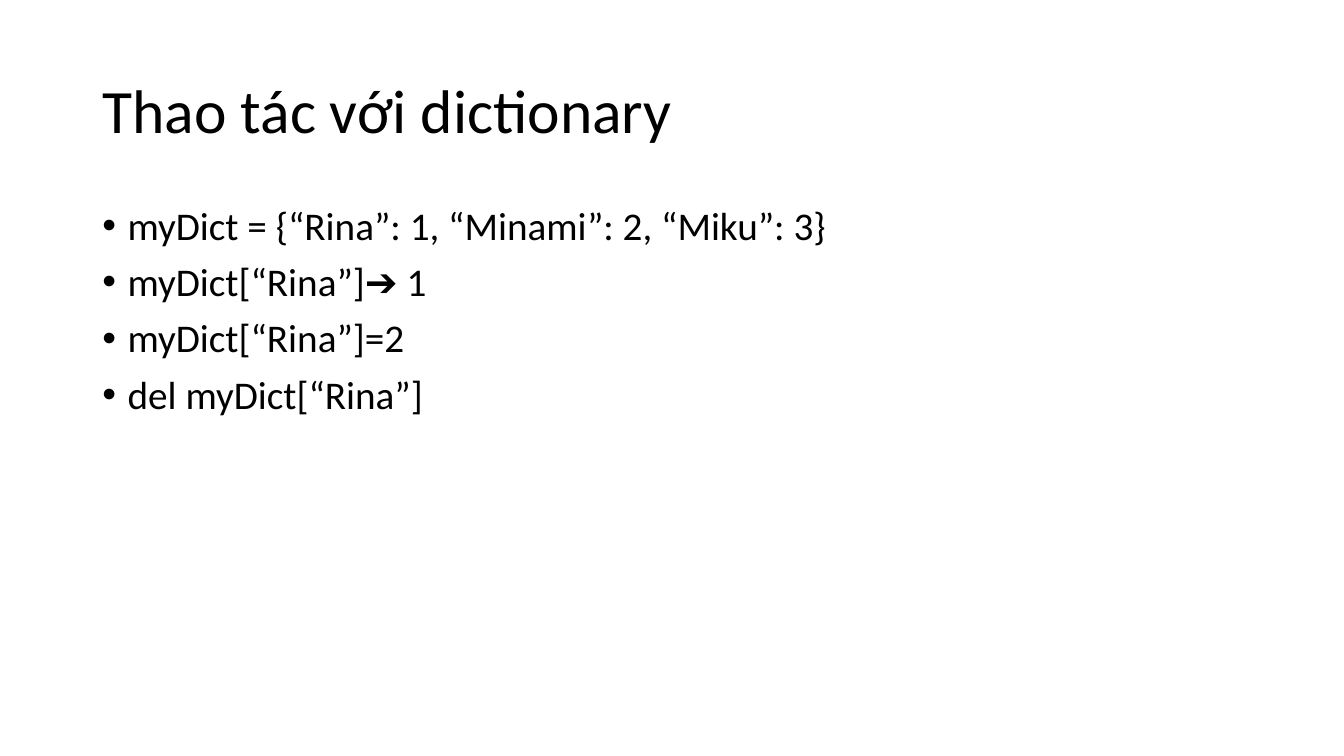
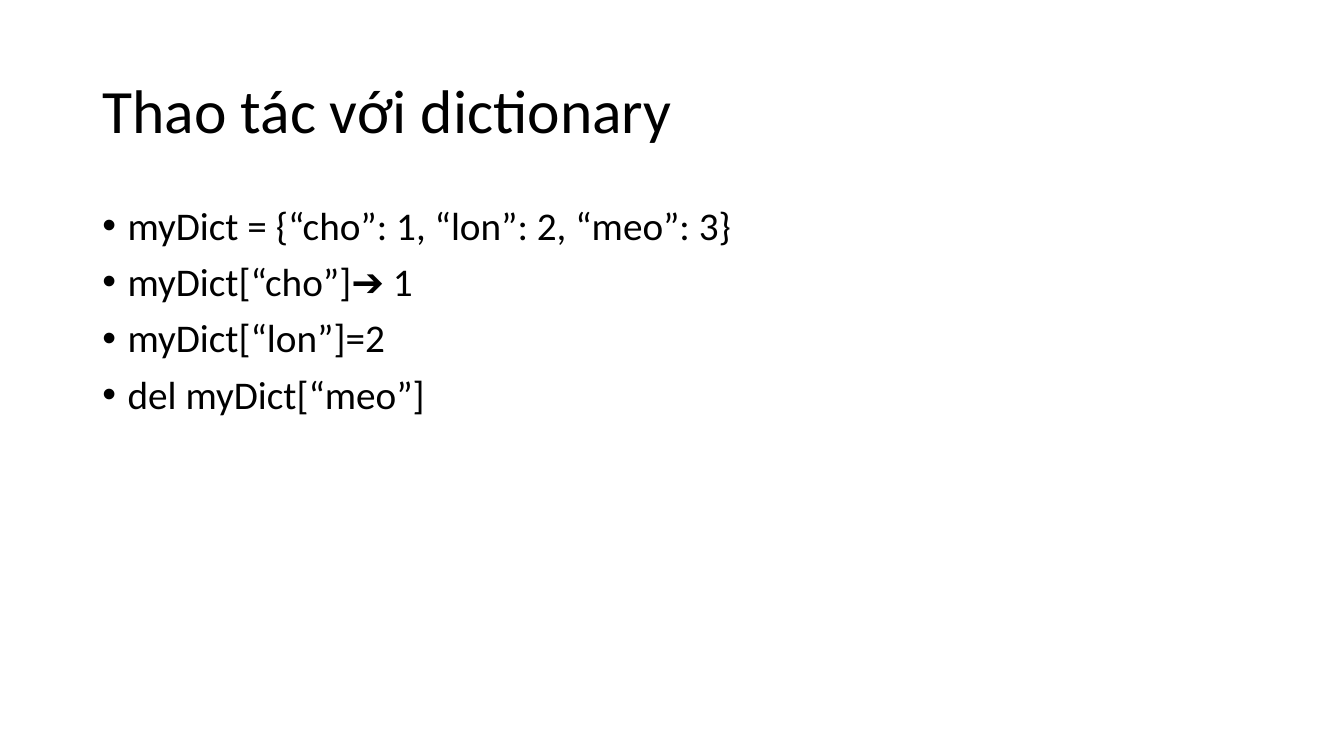
Before and after one commit to levinhhoang16/PyOpenCVCourse, a slide deck: slide 38 of Lecture/[01]PythonCoban.pptx. Drawn at 1344x756 pixels with LibreOffice and Linux fonts; fonts in the diff are those of the drawing. Boxes give left, top, right and bottom in pixels: in the first picture for what was removed or moved away, otherwise in the second. Text is boxed around its words. In the diff, an @@ line names an element or a change of style, - is before the commit and + after.

Commit message:
Update Lecture

```diff
--- a/Lecture/[01]PythonCoban.pptx
+++ b/Lecture/[01]PythonCoban.pptx
@@ text at (128,211,731,416): text changed @@
-• myDict = {“Rina”: 1, “Minami”: 2, “Miku”: 3}
-• myDict[“Rina”]➔ 1
-• myDict[“Rina”]=2
-• del myDict[“Rina”]
+• myDict = {“cho”: 1, “lon”: 2, “meo”: 3}
+• myDict[“cho”]➔ 1
+• myDict[“lon”]=2
+• del myDict[“meo”]
```
Also in this commit, not shown: 2 other slides changed.
